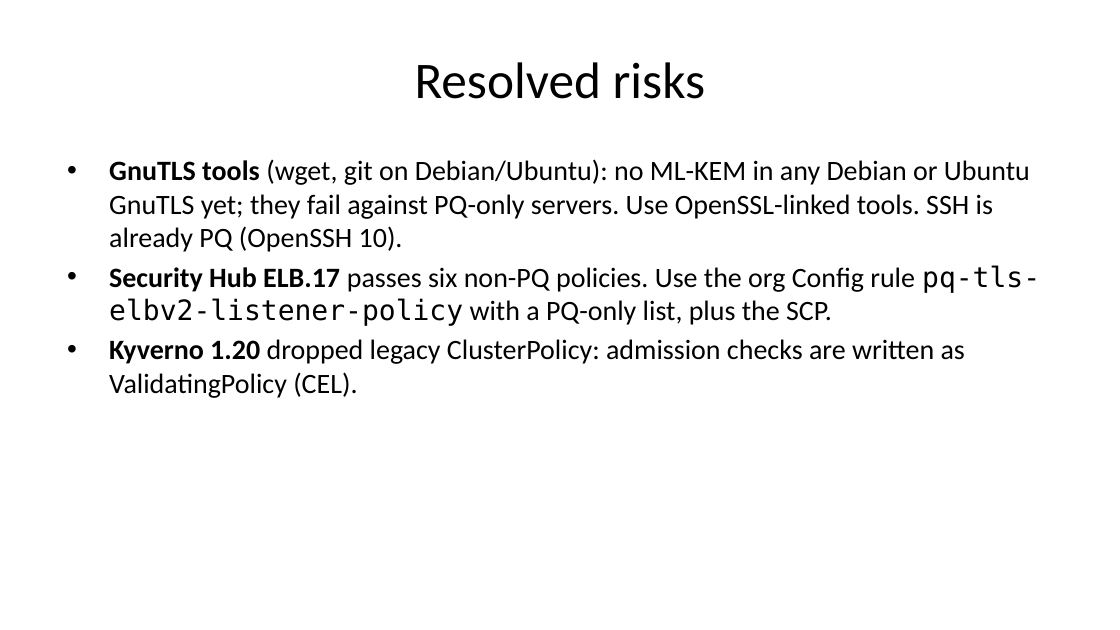
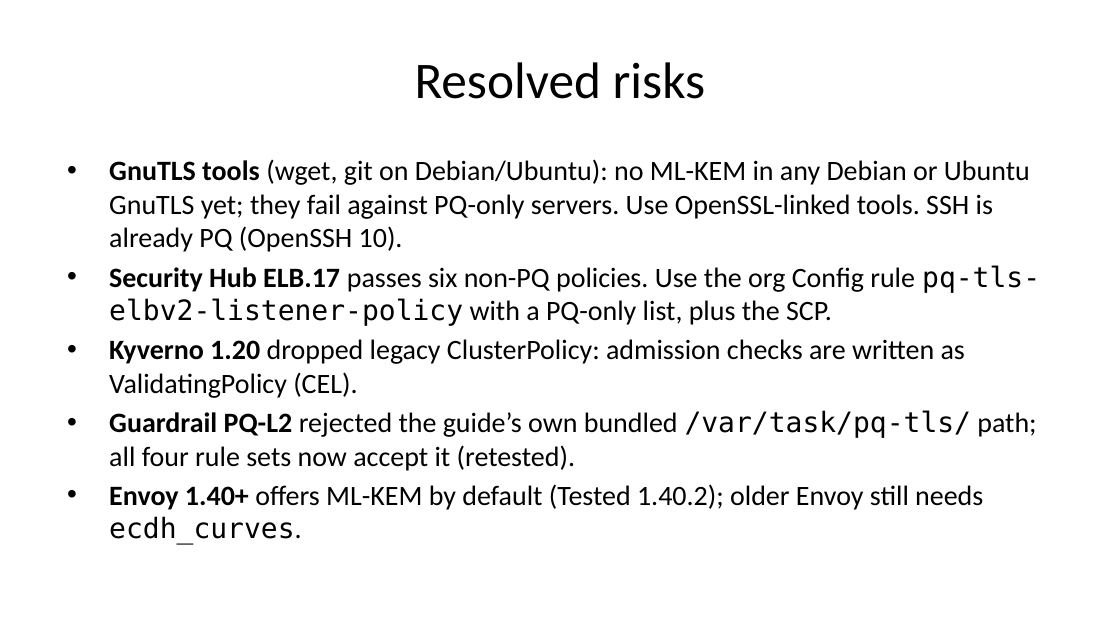
Before and after one commit to moolivkkr/PQC, a slide deck: slide 32 of PQC-Summary.pptx. Drawn at 1120x630 pixels with LibreOffice and Linux fonts; fonts in the diff are those of the drawing. Boxes give left, top, right and bottom in pixels: in the first picture for what was removed or moved away, otherwise in the second. Text is boxed around its words. In the diff, an @@ line names an element or a change of style, - is before the commit and + after.

```diff
--- a/PQC-Summary.pptx
+++ b/PQC-Summary.pptx
@@ text at (109, 410, 1036, 545): paragraphs added @@
+• Guardrail PQ-L2 rejected the guide’s own bundled /var/task/pq-tls/ path; all four rule sets now accept it (retested).
+• Envoy 1.40+ offers ML-KEM by default (Tested 1.40.2); older Envoy still needs ecdh_curves.
```
Also in this commit, not shown: 1 other slide changed, 20 other files.
